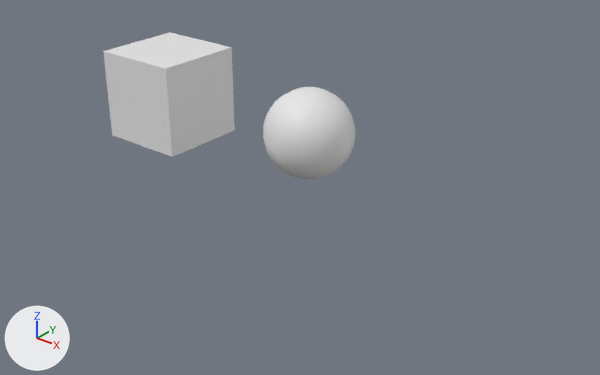
Before and after pictures for a commit that changed the glTF model examples/Basic/models/composed_002.glb.
Both versions are drawn from a 50 mm lens placed at (11.57, -12.25, 7.32), pointed at (1.99, -0.29, -0.1). Lighting does not change. The marker at lower left points along +X, +Y and +Z. The first picture is the older version.
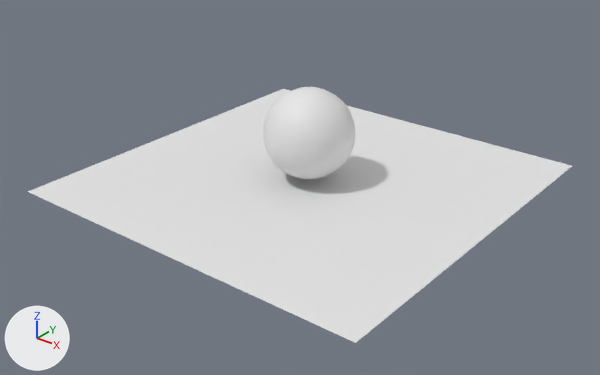
The newer file is also turned or shifted as a whole; pictures and numbers use the older file's frame.

What changed in the scene script:
```text
Add me_mesh_1:
    me_mesh_1.from_pydata(...)  # 16641 vertices, 32768 faces; spans x -4.0..4.0, y -4.0..4.0, z 0.0
Remove ob_cube:
    ob_cube = bpy.data.objects.new('Cube', me_mesh_001)
    ob_cube.location = (0.0, 0.0, 0.0)
Add ob_plane:
    ob_plane = bpy.data.objects.new('Plane', me_mesh_1)
    ob_plane.location = (2.0, 0.0, 0.0)
```

What differs and where, as boxes [x1, y1, x2, y2] in the pictures (600 x 375 px):
'Plane', added
    after: [28, 89, 572, 343]
'Cube', deleted
    before: [103, 32, 235, 157]
